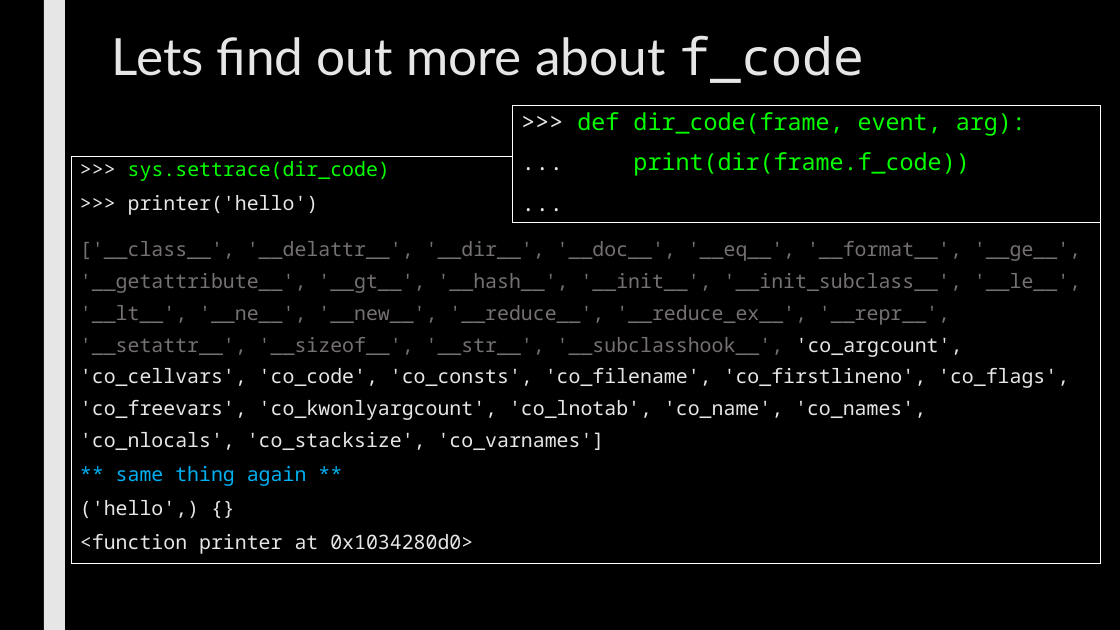
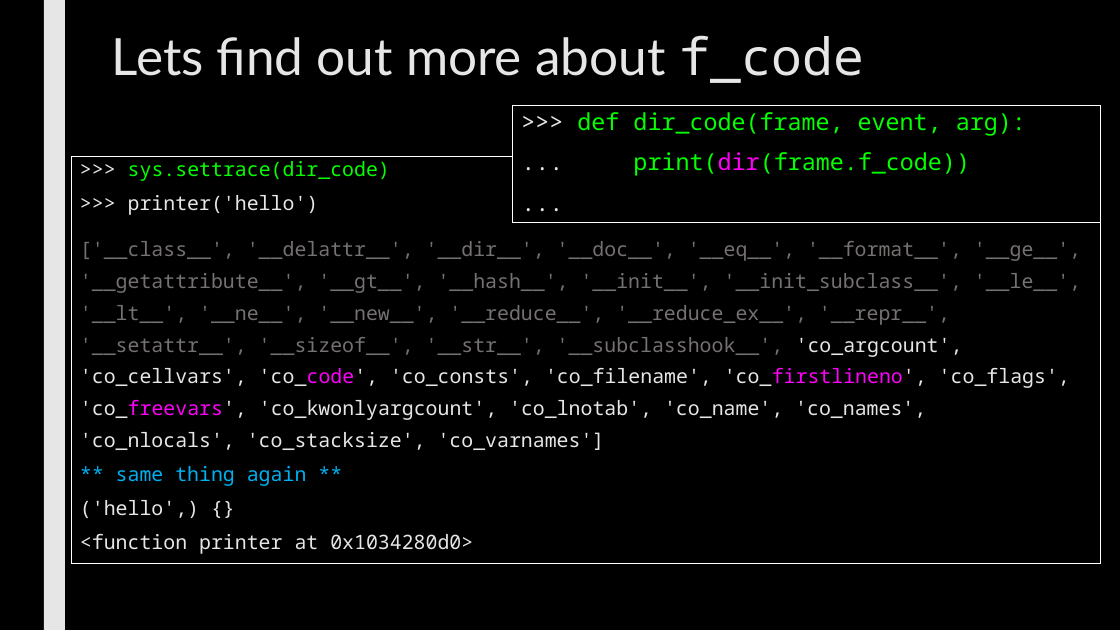
Before and after one commit to max7patek/metaprogramming, a slide deck: slide 15 of slides/06-PythonReflection.pptx (slide 12 before the commit). Drawn at 1120x630 pixels with LibreOffice and Linux fonts; fonts in the diff are those of the drawing. Boxes give left, top, right and bottom in pixels: in the first picture for what was removed or moved away, otherwise in the second. Text is boxed around its words. In the diff, an @@ line names an element or a change of style, - is before the commit and + after.

```diff
--- a/slides/06-PythonReflection.pptx
+++ b/slides/06-PythonReflection.pptx
@@ text in rectangle at (633,152,970,176): text colour #05FF00 to #FF00FA in "print(dir(frame.f_code))" @@
@@ text in rectangle at (80,241,1081,450): text colour #E7E6E6 to #FF00FA in "'co_code', 'co_firstlineno', 'co_freevars'," @@
```
Also in this commit, not shown: 12 other slides changed, 3 slides added.
